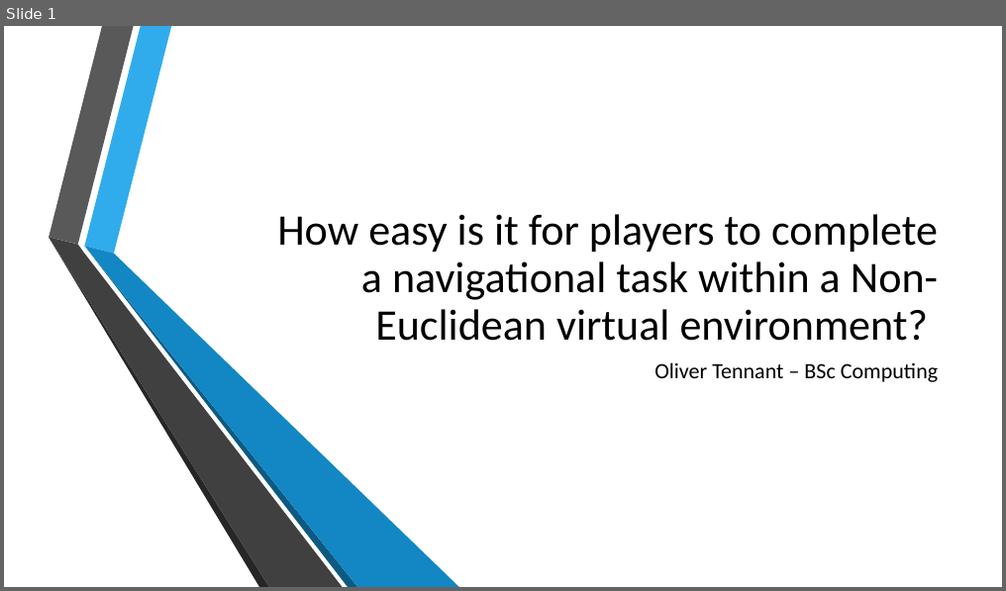
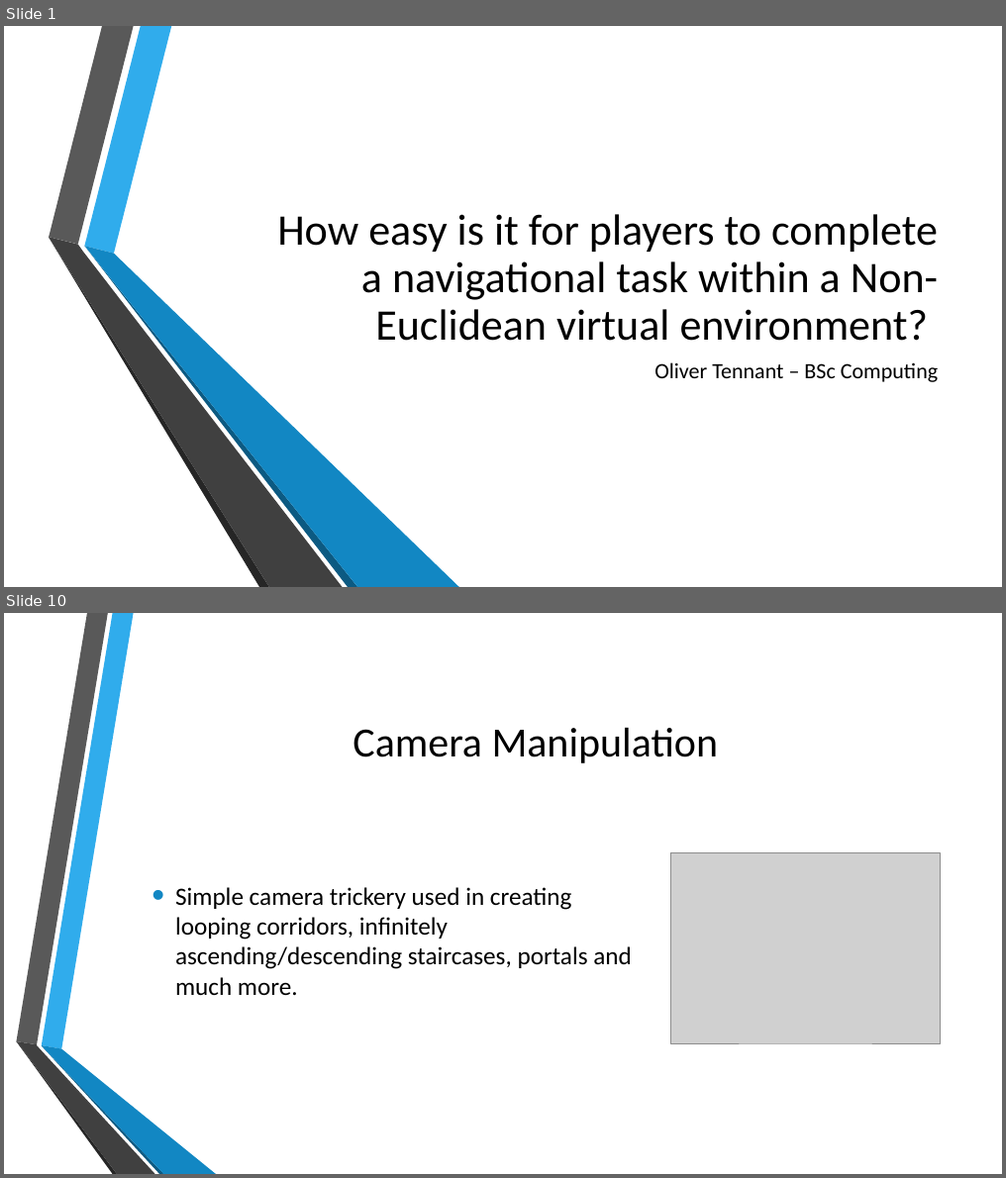
Before and after one commit to Lieu-Tennie/Non-Euclidean-Virtual-Environment-Artefact, a slide deck: Non-Euclidean Presentation.pptx. Shown one above the other, each under a label of ours: slide 1 before the commit, slides 1 and 10 after it; the slides between them are not shown. The pictures are 1006x591 and 1006x1178 pixels, drawn with LibreOffice and Linux fonts; fonts in the diff are those of the drawing; grey boxes stand for pictures; background and template pictures are left out. Boxes give left, top, right and bottom in pixels: in the first picture for what was removed or moved away, otherwise in the second. Text is boxed around its words. In the diff, an @@ line names an element or a change of style, - is before the commit and + after.

```diff
--- a/Non-Euclidean Presentation.pptx
+++ b/Non-Euclidean Presentation.pptx
@@ slide 10 added at (x1=4, y1=613, x2=1002, y2=1174), background picture (left out) @@
@@ title added at (x1=352, y1=728, x2=719, y2=763), 40 pt, text #000000 @@
+Camera Manipulation
@@ picture added at (x1=671, y1=854, x2=941, y2=1045) @@
@@ text added at (x1=175, y1=887, x2=632, y2=996), 24 pt, text #000000 @@
+• Simple camera trickery used in creating looping corridors, infinitely ascending/descending staircases, portals and much more.
@@ group added at (x1=16, y1=613, x2=216, y2=1174): 6 freeform shapes @@
```
Also in this commit, not shown: 1 slide changed, 13 other slides added.
